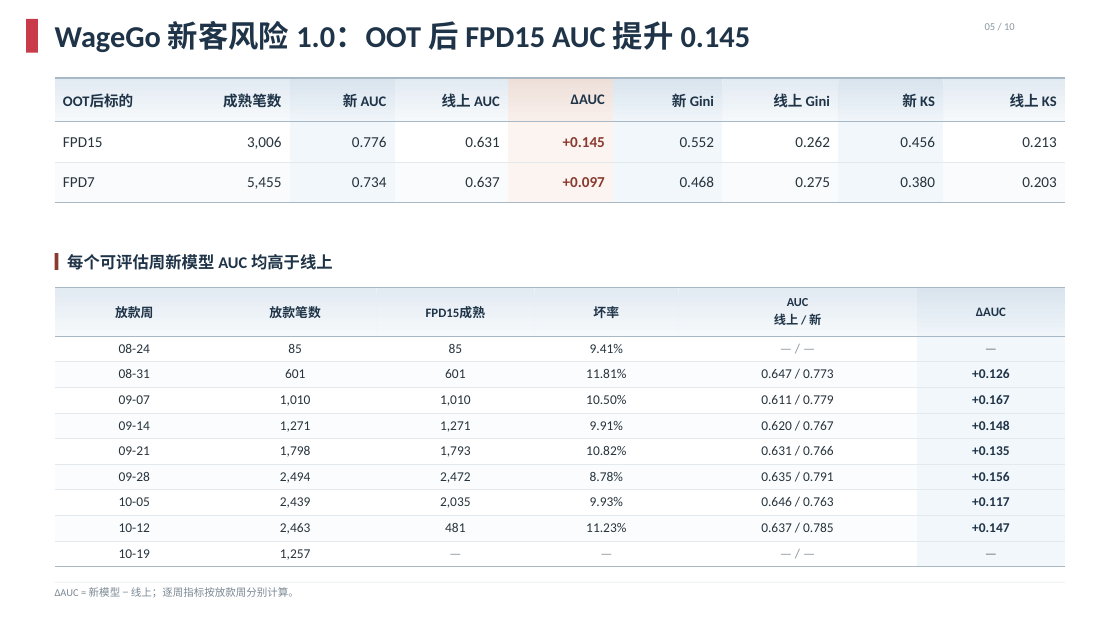
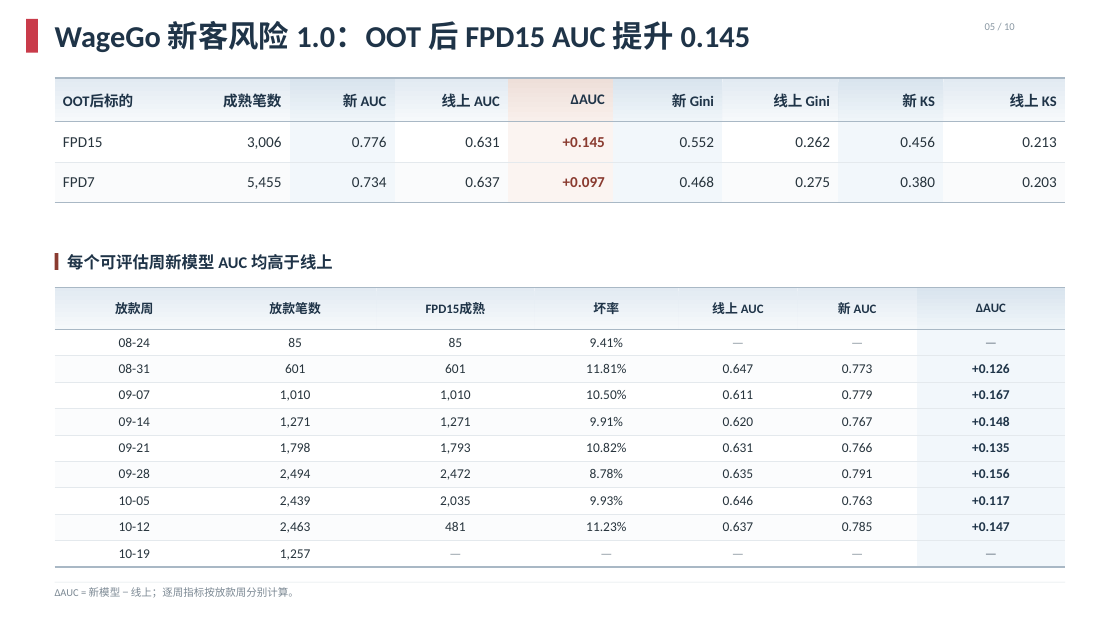
Before and after one commit to EliamZhang/Nov-MBR, a slide deck: slide 3 of model part_优化版_v2.pptx. Drawn at 1120x630 pixels with LibreOffice and Linux fonts; fonts in the diff are those of the drawing; background and template pictures are left out. Boxes give left, top, right and bottom in pixels: in the first picture for what was removed or moved away, otherwise in the second. Text is boxed around its words. In the diff, an @@ line names an element or a change of style, - is before the commit and + after.

Commit message:
Split combined AUC column into on-line and new AUC columns
The WageGo weekly table on slide 3 stacked both model versions in one
cell, which made the delta hard to scan. Give each version its own
column and keep Delta AUC last.

```diff
--- a/model part_优化版_v2.pptx
+++ b/model part_优化版_v2.pptx
@@ table at (55, 287, 1065, 567) @@
-column 5: AUC / 线上 / 新 | — / — | 0.647 / 0.773 | 0.611 / 0.779 | 0.620 / 0.767 | 0.631 / 0.766 | 0.635 / 0.791 | 0.646 / 0.763 | 0.637 / 0.785 | — / —
+column 5: 线上 AUC | — | 0.647 | 0.611 | 0.620 | 0.631 | 0.635 | 0.646 | 0.637 | —
+column 6: 新 AUC | — | 0.773 | 0.779 | 0.767 | 0.766 | 0.791 | 0.763 | 0.785 | —
```
